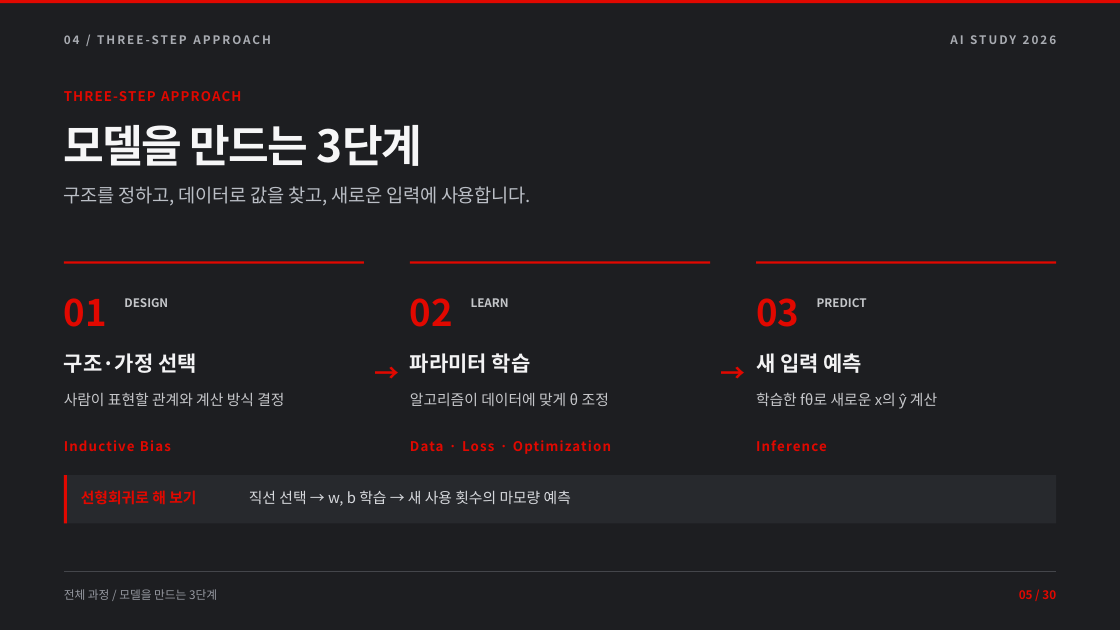
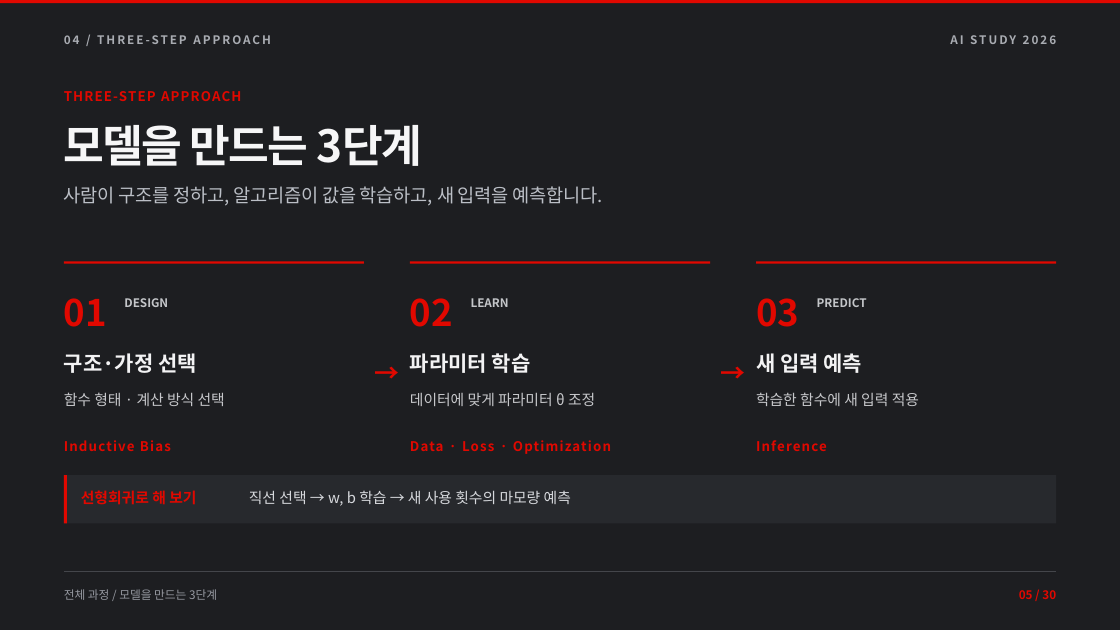
Before and after one commit to TRIPLESONG90/DAL, a slide deck: slide 5 of week2/DAL_Week2_AI_Learning.pptx. Drawn at 1120x630 pixels with LibreOffice and Linux fonts; fonts in the diff are those of the drawing. Boxes give left, top, right and bottom in pixels: in the first picture for what was removed or moved away, otherwise in the second. Text is boxed around its words. In the diff, an @@ line names an element or a change of style, - is before the commit and + after.

```diff
--- a/week2/DAL_Week2_AI_Learning.pptx
+++ b/week2/DAL_Week2_AI_Learning.pptx
@@ text at box(64, 186, 603, 206): text changed @@
-구조를 정하고, 데이터로 값을 찾고, 새로운 입력에 사용합니다.
+사람이 구조를 정하고, 알고리즘이 값을 학습하고, 새 입력을 예측합니다.
@@ text at box(64, 392, 225, 406): text changed @@
-사람이 표현할 관계와 계산 방식 결정
+함수 형태 · 계산 방식 선택
@@ text at box(410, 392, 595, 406): text changed @@
-알고리즘이 데이터에 맞게 θ 조정
+데이터에 맞게 파라미터 θ 조정
@@ text at box(756, 392, 919, 406): text changed @@
-학습한 fθ로 새로운 x의 ŷ 계산
+학습한 함수에 새 입력 적용
```
Also in this commit, not shown: 27 other slides changed, 16 other files.
